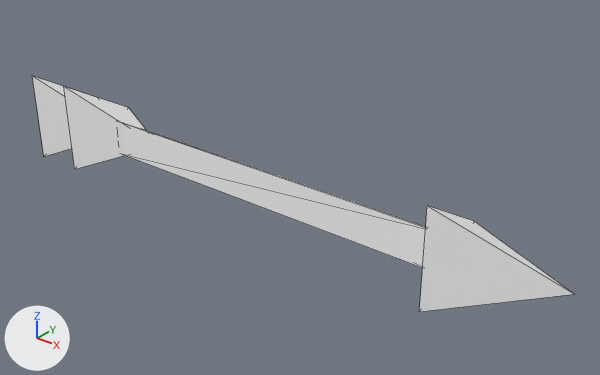
The glTF model itcs-5232/models/arrow.glb, before and after one commit.
Both versions are drawn from a 50 mm lens placed at (1.089, -1.231, 0.784), pointed at (0.064, 0.051, -0.011). Lighting does not change. The marker at lower left points along +X, +Y and +Z. Mesh edges are drawn as thin lines. Vertices at the same position are counted once.
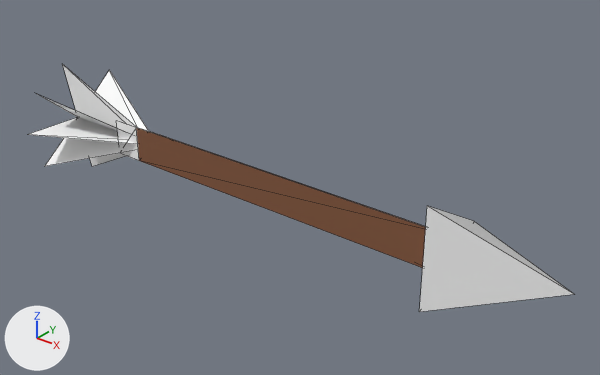
What changed in the scene script:
```text
Add mat_material:
    mat_material = principled_material('Material')
    mat_material.base_color = (0.236, 0.0975, 0.0471)  # brown #85583d
    mat_material.roughness = 1.0
Add mat_material_002:
    mat_material_002 = principled_material('Material.002')
    mat_material_002.base_color = (1.0, 1.0, 1.0)  # white #ffffff
    mat_material_002.roughness = 1.0
Change me_cylinder:
    used by ob_cylinder; location = (0.0, 0.0, 0.0)
    remove me_cylinder.from_pydata(...)  # 18 vertices, 20 faces; spans x -0.72..0.705, y -0.065..0.13, z -0.113..0.113
    add me_cylinder.from_pydata(...)  # 29 vertices, 26 faces; spans x -0.64..0.705, y -0.154..0.154, z -0.152..0.152
    me_cylinder part 1: the loose piece of 4 vertices spanning x -0.59..-0.33, y -0.065..0.13, z -0.113..0.113 is rebuilt with 4 vertices and now spans x -0.64..-0.36, y -0.118..0.118, z -0.099..0.099, in mat_material_002 (white #ffffff)
    me_cylinder part 2: the loose piece of 4 vertices spanning x -0.72..-0.46, y -0.065..0.13, z -0.113..0.113 is rebuilt with 4 vertices and now spans x -0.64..-0.36, y -0.118..0.118, z -0.099..0.099, in mat_material_002 (white #ffffff)
    me_cylinder part 3
    6 faces are deleted
    11 vertices are added at x -0.64..-0.36, y -0.154..0.154, z -0.152..0.152
    6 new faces join them, mat_material (brown #85583d)
    10 new faces join them, mat_material_002 (white #ffffff)
    add me_cylinder.materials.append(mat_material)  # brown #85583d
    add me_cylinder.materials.append(mat_material_002)  # white #ffffff
```

Where the change shows, as pixel boxes [x1, y1, x2, y2] in the pictures (600 x 375 px):
'Cylinder', reshaped: before [32, 76, 574, 312]; after [28, 64, 574, 312]
part 1 of me_cylinder, rebuilt: before [64, 87, 146, 169]; after [37, 94, 127, 133]
part 2 of me_cylinder, rebuilt: before [32, 76, 72, 157]; after [45, 70, 148, 166]
part 3 of me_cylinder, built on: before [122, 123, 426, 268]; after [28, 64, 426, 268]
